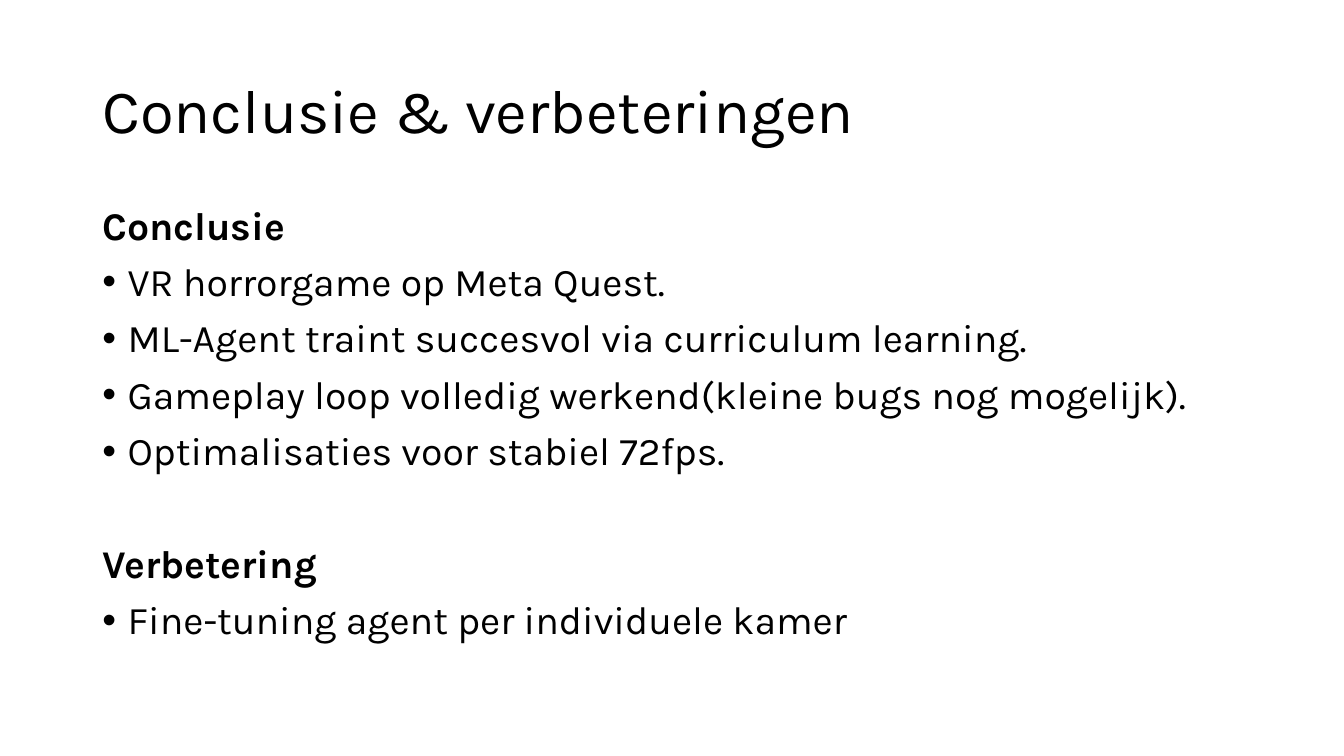
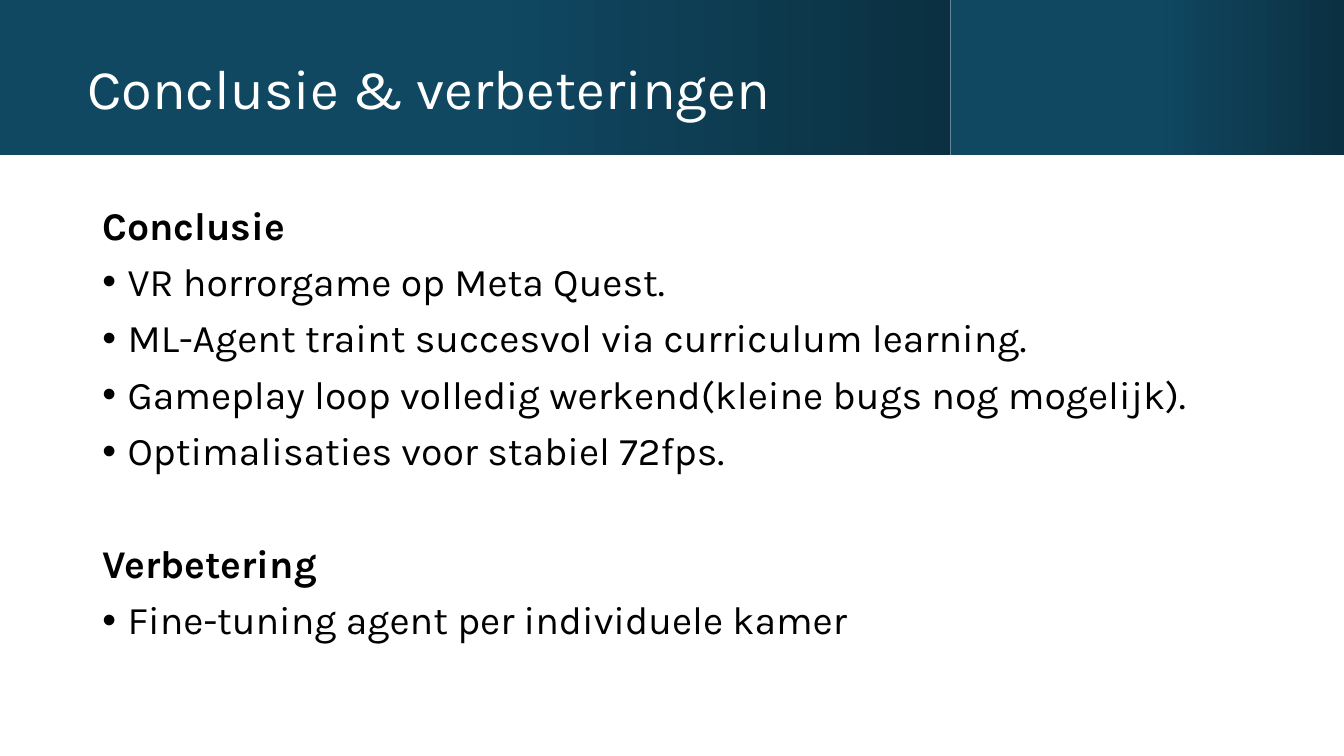
Before and after one commit to JelleHaast/VRExp2026Project, a slide deck: slide 16 of ProjectVREXP.pptx. Drawn at 1344x756 pixels with LibreOffice and Linux fonts; fonts in the diff are those of the drawing. Boxes give left, top, right and bottom in pixels: in the first picture for what was removed or moved away, otherwise in the second. Text is boxed around its words. In the diff, an @@ line names an element or a change of style, - is before the commit and + after.

```diff
--- a/ProjectVREXP.pptx
+++ b/ProjectVREXP.pptx
@@ rectangle added at bbox=[0, 0, 951, 155], fill gradient #104862 to #0B3041 @@
@@ text "Conclusie & verbeteringen": place and size @@
-text "Conclusie & verbeteringen" at bbox=[102, 90, 854, 148]
+text "Conclusie & verbeteringen" at bbox=[87, 70, 770, 123]
@@ text "Conclusie & verbeteringen" at bbox=[87, 70, 770, 123]: size 44 to 40 pt, text colour #000000 to #FFFFFF @@
@@ rectangle added at bbox=[951, 0, 1344, 155], fill gradient #104862 to #0B3041 @@
```
Also in this commit, not shown: 3 other slides changed, 2 slides added, 1 slide removed.
